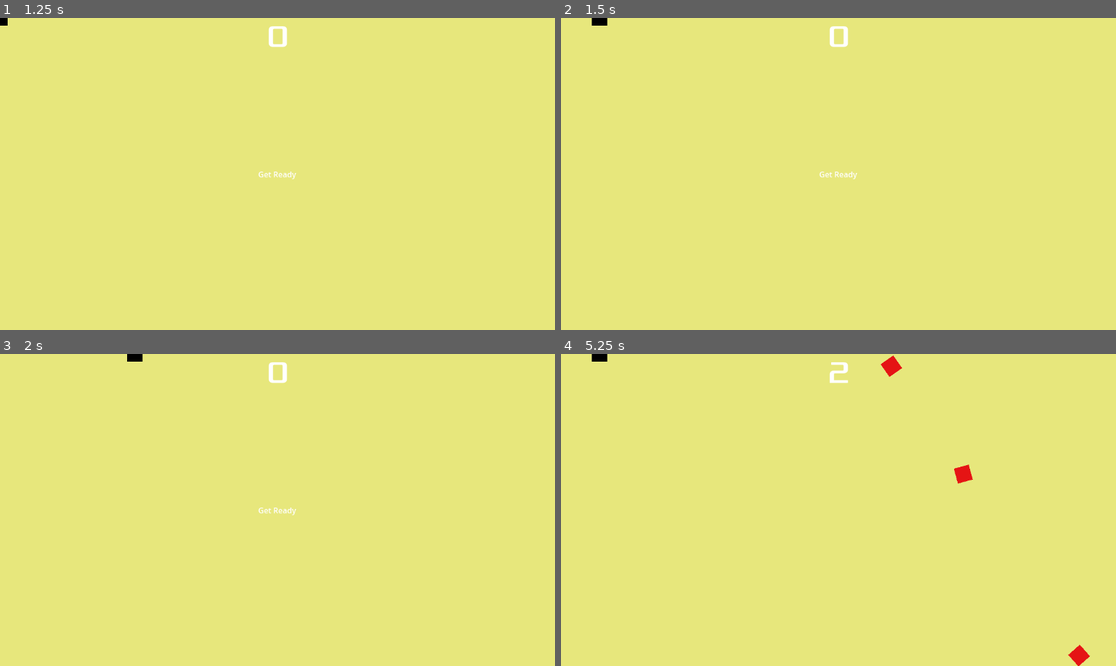
Above: before the commit, frames 1-4 (two rows, left to right).
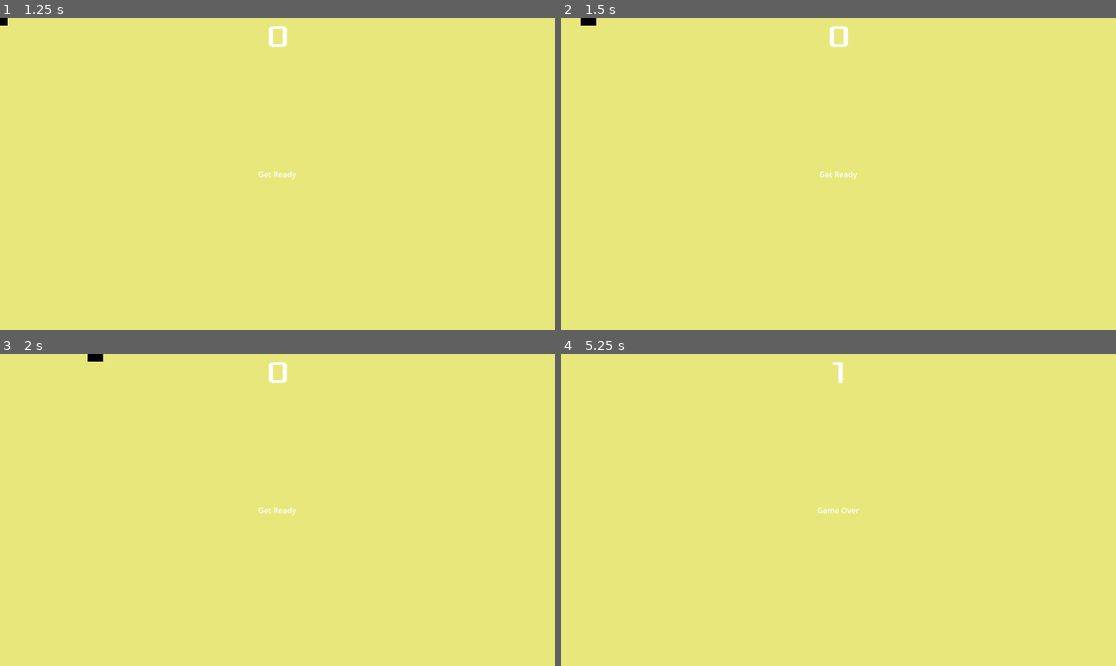
Above: after the commit, the same moments.

Repository: TitledGames/Microwave-Man
Game: Godot game, scene res://main.tscn
The game is run twice, just before and just after one commit, with the same random seed, the same clock (stepped at 60 frames per second) and the same inputs.
Inputs:
- Up to frame 1 (1.25 s): click "Start" at 0.5 s
- Up to frame 2 (1.5 s): tap Enter (ui_accept) at 1.25, 1.35 s; hold Right (move_right) from 1.28 s (still down); hold Space (jump, bound only after the commit) from 1.28 s (still down)
- Up to frame 3 (2 s): keep holding Right (move_right); keep holding Space (jump, bound only after the commit)
- Up to frame 4 (5.25 s): release Space (jump, bound only after the commit) at 2.03 s; tap Space (jump, bound only after the commit) at 2.1, 2.27, 2.57, 3.77, 4.07 s; tap Enter (ui_accept) at 2.3, 2.85, 3.6, 5.1 s; release Right (move_right) at 2.78 s; hold Space (jump, bound only after the commit) 2.78-3.53 s; hold Left (move_left) 2.78-5.03 s; hold Space (jump, bound only after the commit) 4.28-5.03 s; hold Right (move_right) from 5.03 s (still down)

Frame 1 is identical in both runs. In frame 2, 0.1% of the frame differs, in the area x 3-9%, y 0-3%; in frame 3, 0.1%; in frame 4, 0.7%, in the area x 5-96%, y 0-100%.

Commit message:
create player 2 that will be the player

Diff:
--- a/player.gd
+++ b/player.gd
@@ -24,9 +24,11 @@
 		velocity.x += 1
 	if Input.is_action_pressed("move_left"):
 		velocity.x -= 1
-	if Input.is_action_pressed("move_down"):
-		velocity.y += 1
-	if Input.is_action_pressed("move_up"):
+	# if Input.is_action_pressed("move_down"):
+		# velocity.y += 1
+	# if Input.is_action_pressed("move_up"):
+		# velocity.y -= 1
+	if Input.is_action_pressed("jump"):
 		velocity.y -= 1
 
 	if velocity.length() > 0:
@@ -34,6 +36,8 @@
 		$AnimatedSprite2D.play()
 	else:
 		$AnimatedSprite2D.stop()
+
+
 
 	position += velocity * delta
 	position = position.clamp(Vector2.ZERO, screen_size)
--- /dev/null
+++ b/player_2.gd
@@ -0,0 +1,25 @@
+extends CharacterBody2D
+
+
+const SPEED = 300.0
+const JUMP_VELOCITY = -400.0
+
+
+func _physics_process(delta: float) -> void:
+	# Add the gravity.
+	if not is_on_floor():
+		velocity += get_gravity() * delta
+
+	# Handle jump.
+	if Input.is_action_just_pressed("ui_accept") and is_on_floor():
+		velocity.y = JUMP_VELOCITY
+
+	# Get the input direction and handle the movement/deceleration.
+	# As good practice, you should replace UI actions with custom gameplay actions.
+	var direction := Input.get_axis("ui_left", "ui_right")
+	if direction:
+		velocity.x = direction * SPEED
+	else:
+		velocity.x = move_toward(velocity.x, 0, SPEED)
+
+	move_and_slide()
--- /dev/null
+++ b/player_2.tscn
@@ -0,0 +1,14 @@
+[gd_scene load_steps=3 format=3 uid="uid://bvnhqnq2rqv0q"]
+
+[ext_resource type="Script" uid="uid://b8t1ohm482x12" path="res://player_2.gd" id="1_wkcja"]
+
+[sub_resource type="RectangleShape2D" id="RectangleShape2D_wkcja"]
+
+[node name="Player2" type="CharacterBody2D"]
+slide_on_ceiling = false
+script = ExtResource("1_wkcja")
+
+[node name="CollisionShape2D" type="CollisionShape2D" parent="."]
+shape = SubResource("RectangleShape2D_wkcja")
+
+[node name="Sprite2D" type="Sprite2D" parent="."]
--- a/project.godot
+++ b/project.godot
@@ -46,6 +46,11 @@
 "events": [Object(InputEventKey,"resource_local_to_scene":false,"resource_name":"","device":-1,"window_id":0,"alt_press …(195 unchanged characters)…
 ]
 }
+jump={
+"deadzone": 0.2,
+"events": [Object(InputEventKey,"resource_local_to_scene":false,"resource_name":"","device":-1,"window_id":0,"alt_pressed":false,"shift_pressed":false,"ctrl_pressed":false,"meta_pressed":false,"pressed":false,"keycode":0,"physical_keycode":32,"key_label":0,"unicode":32,"location":0,"echo":false,"script":null)
+]
+}
 
 [rendering]
 
Not shown, added: player_2.gd.uid
